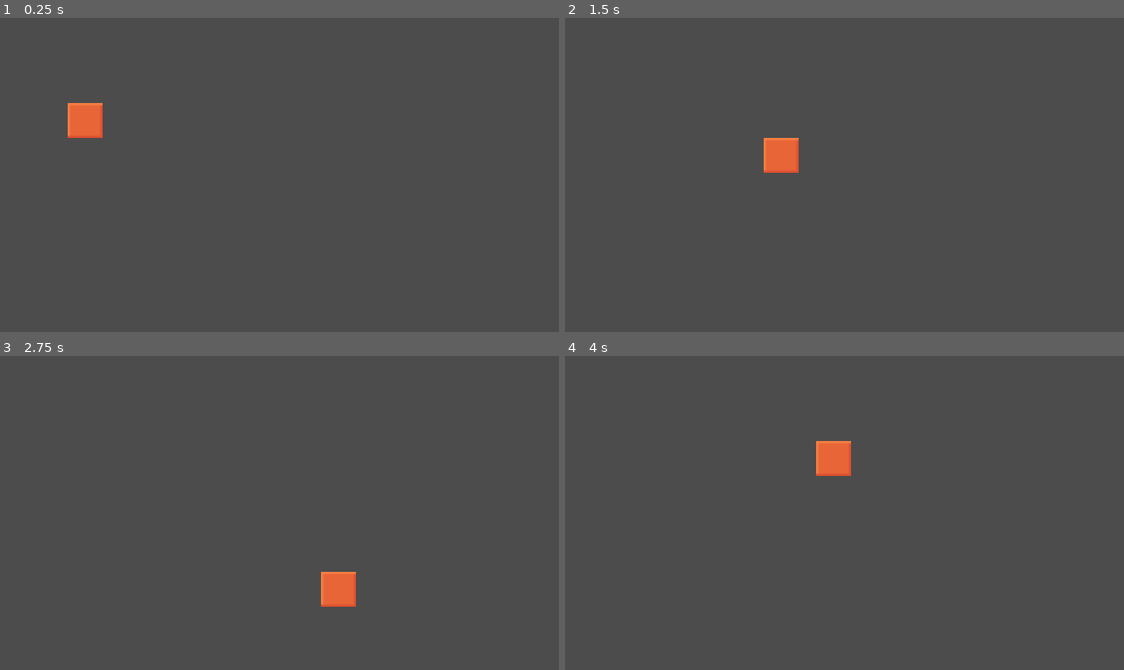
Above: before the commit, frames 1-4 (two rows, left to right).
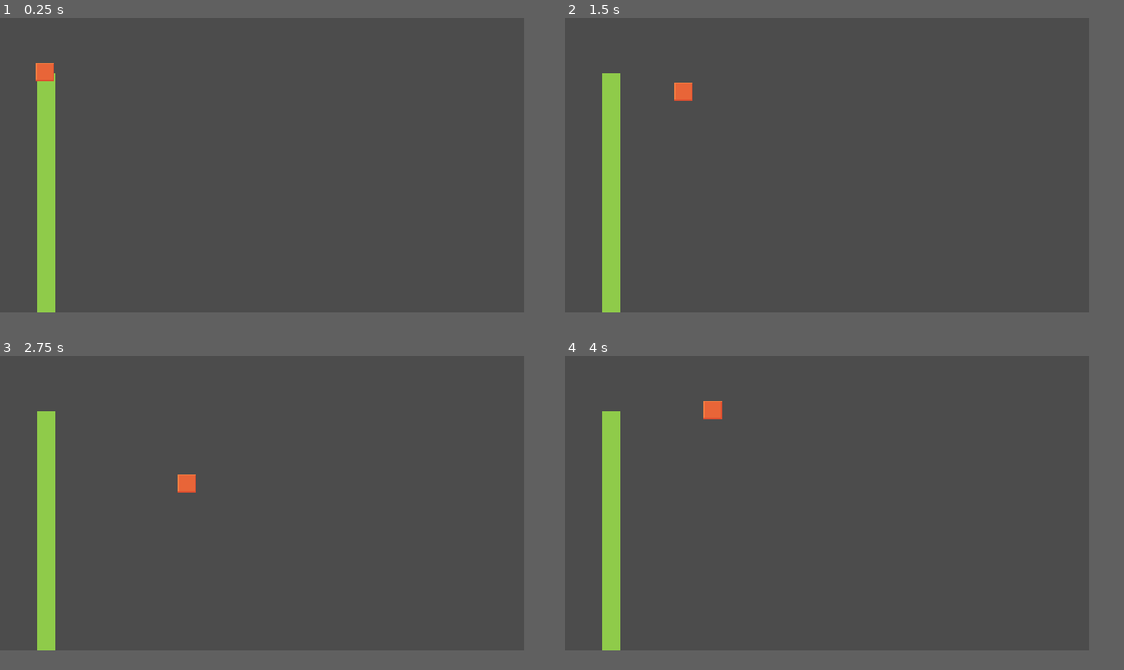
Above: after the commit, the same moments.

Repository: KrzysztofStaron/Foodventure
Game: Godot game, scene res://main.tscn
Two runs of this game, one before a commit and one after it. Both use one fixed random seed, a clock stepped at 60 frames per second and the inputs below.
Inputs:
- Up to frame 1 (0.25 s): no input
- Up to frame 2 (1.5 s): tap Enter at 0.5 s; hold D (move_right) 0.53-1.28 s; hold S (move_down) from 1.28 s (still down)
- Up to frame 3 (2.75 s): release S (move_down) at 2.03 s; hold D (move_right) from 2.03 s (still down)
- Up to frame 4 (4 s): release D (move_right) at 2.78 s; hold W (move_up) 2.78-3.53 s; hold A (move_left) from 3.53 s (still down)
The window is 768x432 before the commit and 720x405 after it. Grey fills any space a smaller window leaves; there, only what the larger window draws over its background counts as a difference.

The runs differ from the first frame. In frame 1, 3.3% of the frame differs, in the area x 6-19%, y 14-94%; in frame 2, 3.4%; in frame 3, 3.4%; in frame 4, 3.4%, in the area x 6-52%, y 14-94%.

Commit message:
better movement speed

Diff:
--- /dev/null
+++ b/grass/grass.tscn
@@ -0,0 +1,95 @@
+[gd_scene load_steps=3 format=2]
+
+[ext_resource path="res://grass/grass.png" type="Texture" id=1]
+
+[sub_resource type="TileSet" id=1]
+0/name = "grass 0"
+0/texture = ExtResource( 1 )
+0/tex_offset = Vector2( 0, 0 )
+0/modulate = Color( 1, 1, 1, 1 )
+0/region = Rect2( 0, 0, 16, 16 )
+0/tile_mode = 0
+0/occluder_offset = Vector2( 0, 0 )
+0/navigation_offset = Vector2( 0, 0 )
+0/shape_offset = Vector2( 0, 0 )
+0/shape_transform = Transform2D( 1, 0, 0, 1, 0, 0 )
+0/shape_one_way = false
+0/shape_one_way_margin = 0.0
+0/shapes = [  ]
+0/z_index = 0
+1/name = "grass 1"
+1/texture = ExtResource( 1 )
+1/tex_offset = Vector2( 0, 0 )
+1/modulate = Color( 1, 1, 1, 1 )
+1/region = Rect2( 16, 0, 16, 16 )
+1/tile_mode = 0
+1/occluder_offset = Vector2( 0, 0 )
+1/navigation_offset = Vector2( 0, 0 )
+1/shape_offset = Vector2( 0, 0 )
+1/shape_transform = Transform2D( 1, 0, 0, 1, 0, 0 )
+1/shape_one_way = false
+1/shape_one_way_margin = 0.0
+1/shapes = [  ]
+1/z_index = 0
+2/name = "grass 2"
+2/texture = ExtResource( 1 )
+2/tex_offset = Vector2( 0, 0 )
+2/modulate = Color( 1, 1, 1, 1 )
+2/region = Rect2( 32, 0, 16, 16 )
+2/tile_mode = 0
+2/occluder_offset = Vector2( 0, 0 )
+2/navigation_offset = Vector2( 0, 0 )
+2/shape_offset = Vector2( 0, 0 )
+2/shape_transform = Transform2D( 1, 0, 0, 1, 0, 0 )
+2/shape_one_way = false
+2/shape_one_way_margin = 0.0
+2/shapes = [  ]
+2/z_index = 0
+3/name = "grass 3"
+3/texture = ExtResource( 1 )
+3/tex_offset = Vector2( 0, 0 )
+3/modulate = Color( 1, 1, 1, 1 )
+3/region = Rect2( 0, 16, 16, 16 )
+3/tile_mode = 0
+3/occluder_offset = Vector2( 0, 0 )
+3/navigation_offset = Vector2( 0, 0 )
+3/shape_offset = Vector2( 0, 0 )
+3/shape_transform = Transform2D( 1, 0, 0, 1, 0, 0 )
+3/shape_one_way = false
+3/shape_one_way_margin = 0.0
+3/shapes = [  ]
+3/z_index = 0
+4/name = "grass 4"
+4/texture = ExtResource( 1 )
+4/tex_offset = Vector2( 0, 0 )
+4/modulate = Color( 1, 1, 1, 1 )
+4/region = Rect2( 16, 16, 16, 16 )
+4/tile_mode = 0
+4/occluder_offset = Vector2( 0, 0 )
+4/navigation_offset = Vector2( 0, 0 )
+4/shape_offset = Vector2( 0, 0 )
+4/shape_transform = Transform2D( 1, 0, 0, 1, 0, 0 )
+4/shape_one_way = false
+4/shape_one_way_margin = 0.0
+4/shapes = [  ]
+4/z_index = 0
+5/name = "grass 5"
+5/texture = ExtResource( 1 )
+5/tex_offset = Vector2( 0, 0 )
+5/modulate = Color( 1, 1, 1, 1 )
+5/region = Rect2( 32, 16, 16, 16 )
+5/tile_mode = 0
+5/occluder_offset = Vector2( 0, 0 )
+5/navigation_offset = Vector2( 0, 0 )
+5/shape_offset = Vector2( 0, 0 )
+5/shape_transform = Transform2D( 1, 0, 0, 1, 0, 0 )
+5/shape_one_way = false
+5/shape_one_way_margin = 0.0
+5/shapes = [  ]
+5/z_index = 0
+
+[node name="grass" type="TileMap"]
+z_index = -10
+tile_set = SubResource( 1 )
+cell_size = Vector2( 16, 16 )
+format = 1
--- a/main.tscn
+++ b/main.tscn
@@ -1,9 +1,13 @@
-[gd_scene load_steps=2 format=2]
+[gd_scene load_steps=3 format=2]
 
 [ext_resource path="res://player/player.tscn" type="PackedScene" id=1]
+[ext_resource path="res://grass/grass.tscn" type="PackedScene" id=2]
 
 [node name="main" type="Node2D"]
 
 [node name="player" parent="." instance=ExtResource( 1 )]
 position = Vector2( 39, 47 )
-speed = 80
+speed = 85
+
+[node name="grass" parent="." instance=ExtResource( 2 )]
+tile_data = PoolIntArray( 196610, 2, 0, 262146, 2, 0, 327682, 2, 0, 393218, 2, 0, 458754, 2, 0, 524290, 2, 0, 589826, 2, 0, 655362, 2, 0, 720898, 2, 0, 786434, 2, 0, 851970, 2, 0, 917506, 2, 0, 983042, 2, 0 )
--- /dev/null
+++ b/managers/audio_manager.gd
@@ -0,0 +1,5 @@
+extends Node
+
+
+func _ready():
+	pass
--- a/project.godot
+++ b/project.godot
@@ -20,13 +20,37 @@
 
 [display]
 
-window/size/width=256
-window/size/height=144
+window/size/width=455
+window/size/height=256
 window/size/always_on_top=true
 window/size/test_width=720
 window/size/test_height=405
 window/stretch/mode="2d"
 window/stretch/aspect="keep_height"
+
+[importer_defaults]
+
+texture={
+"compress/bptc_ldr": 0,
+"compress/hdr_mode": 0,
+"compress/lossy_quality": 0.7,
+"compress/mode": 0,
+"compress/normal_map": 0,
+"detect_3d": false,
+"flags/anisotropic": false,
+"flags/filter": false,
+"flags/mipmaps": false,
+"flags/repeat": 0,
+"flags/srgb": 2,
+"process/HDR_as_SRGB": false,
+"process/fix_alpha_border": true,
+"process/invert_color": false,
+"process/normal_map_invert_y": false,
+"process/premult_alpha": false,
+"size_limit": 0,
+"stream": false,
+"svg/scale": 1.0
+}
 
 [input]
 
@@ -34,24 +58,28 @@
 "deadzone": 0.39,
 "events": [ Object(InputEventKey,"resource_local_to_scene":false,"resource_name":"","device":0,"alt":false,"shift":false,"control":false,"meta":false,"command":false,"pressed":false,"scancode":65,"physical_scancode":0,"unicode":0,"echo":false,"script":null)
 , Object(InputEventJoypadMotion,"resource_local_to_scene":false,"resource_name":"","device":0,"axis":0,"axis_value":-1.0,"script":null)
+, Object(InputEventJoypadButton,"resource_local_to_scene":false,"resource_name":"","device":0,"button_index":14,"pressure":0.0,"pressed":false,"script":null)
  ]
 }
 move_right={
 "deadzone": 0.39,
 "events": [ Object(InputEventKey,"resource_local_to_scene":false,"resource_name":"","device":0,"alt":false,"shift":false,"control":false,"meta":false,"command":false,"pressed":false,"scancode":68,"physical_scancode":0,"unicode":0,"echo":false,"script":null)
 , Object(InputEventJoypadMotion,"resource_local_to_scene":false,"resource_name":"","device":0,"axis":0,"axis_value":1.0,"script":null)
+, Object(InputEventJoypadButton,"resource_local_to_scene":false,"resource_name":"","device":0,"button_index":15,"pressure":0.0,"pressed":false,"script":null)
  ]
 }
 move_up={
 "deadzone": 0.39,
 "events": [ Object(InputEventKey,"resource_local_to_scene":false,"resource_name":"","device":0,"alt":false,"shift":false,"control":false,"meta":false,"command":false,"pressed":false,"scancode":87,"physical_scancode":0,"unicode":0,"echo":false,"script":null)
 , Object(InputEventJoypadMotion,"resource_local_to_scene":false,"resource_name":"","device":0,"axis":1,"axis_value":-1.0,"script":null)
+, Object(InputEventJoypadButton,"resource_local_to_scene":false,"resource_name":"","device":0,"button_index":12,"pressure":0.0,"pressed":false,"script":null)
  ]
 }
 move_down={
 "deadzone": 0.39,
 "events": [ Object(InputEventKey,"resource_local_to_scene":false,"resource_name":"","device":0,"alt":false,"shift":false,"control":false,"meta":false,"command":false,"pressed":false,"scancode":83,"physical_scancode":0,"unicode":0,"echo":false,"script":null)
 , Object(InputEventJoypadMotion,"resource_local_to_scene":false,"resource_name":"","device":0,"axis":1,"axis_value":1.0,"script":null)
+, Object(InputEventJoypadButton,"resource_local_to_scene":false,"resource_name":"","device":0,"button_index":13,"pressure":0.0,"pressed":false,"script":null)
  ]
 }
 
Binary file removed: grass.png
Binary file added: grass/grass.png
Not shown, changed: grass/grass.png.import
